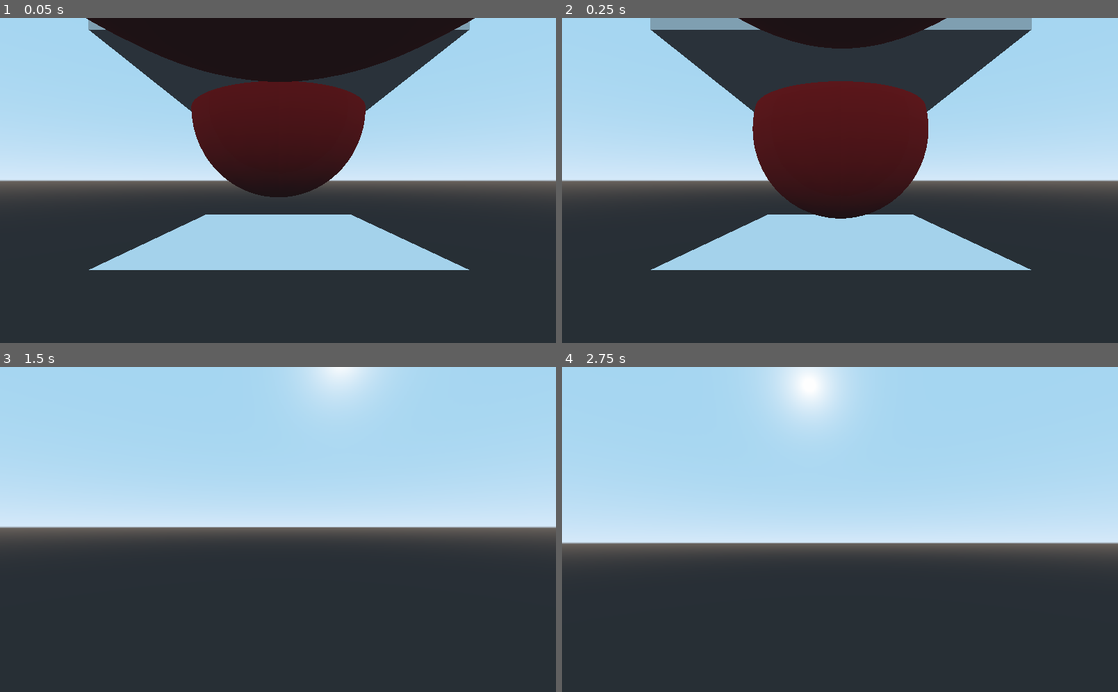
Above: before the commit, frames 1-4 (two rows, left to right).
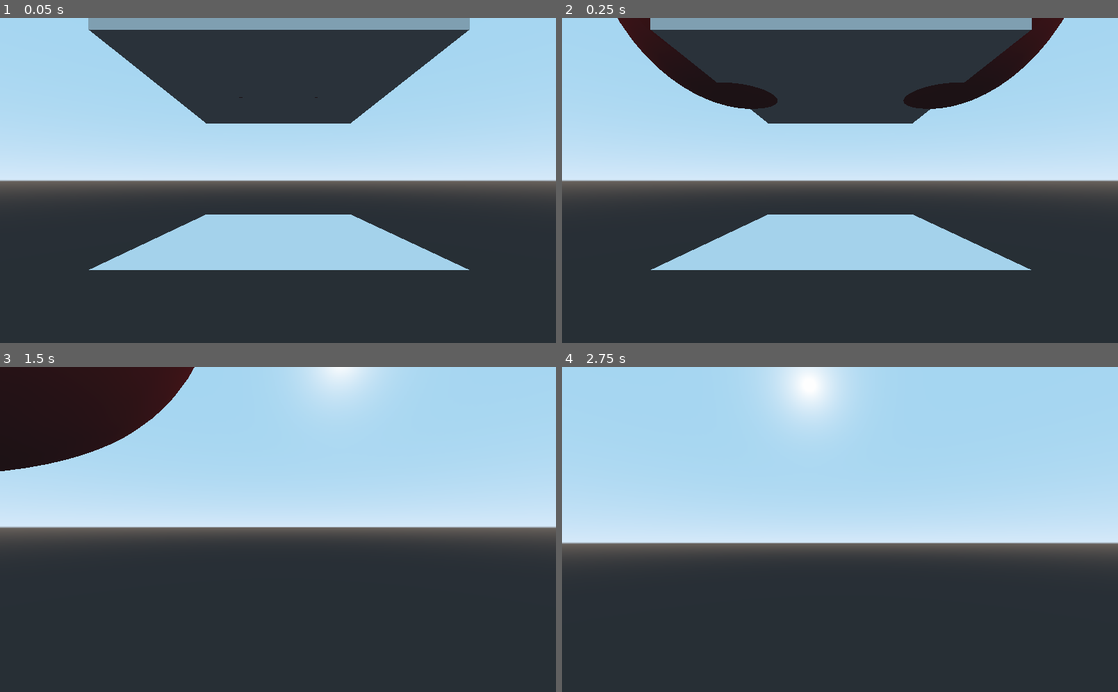
Above: after the commit, the same moments.

Repository: starryaja/godot_joint_gen_bug
Game: Godot game, scene res://main.tscn
Two runs of this game, one before a commit and one after it. Both use one fixed random seed, a clock stepped at 60 frames per second and the inputs below.
Inputs (mouse positions are in pixels of both pictures, inside the frame that each line leads up to):
- Up to frame 1 (0.05 s): no input
- Up to frame 2 (0.25 s): no input
- Up to frame 3 (1.5 s): move the mouse to (305, 529) at 0.52 s; hold W (move_forward) from 0.53 s (still down); move the mouse to (250, 529) at 1.27 s
- Up to frame 4 (2.75 s): keep holding W (move_forward); tap Enter at 2 s; move the mouse to (851, 523) at 2.02 s

The runs differ from the first frame. In frame 1, 18% of the frame differs, in the area x 15-86%, y 0-56%; in frame 2, 17%; in frame 3, 7.9%; in frame 4, nothing differs.

Commit message:
Remove extraneous objects

Diff:
--- a/main.tscn
+++ b/main.tscn
@@ -1,9 +1,8 @@
-[gd_scene load_steps=5 format=2]
+[gd_scene load_steps=4 format=2]
 
 [ext_resource path="res://Actor.tscn" type="PackedScene" id=1]
 [ext_resource path="res://dynamic_chain.tscn" type="PackedScene" id=2]
 [ext_resource path="res://floor.tscn" type="PackedScene" id=3]
-[ext_resource path="res://link.tscn" type="PackedScene" id=4]
 
 [node name="Spatial" type="Spatial"]
 
@@ -15,14 +14,3 @@
 
 [node name="StaticBody" parent="." instance=ExtResource( 3 )]
 transform = Transform( 1, 0, 0, 0, 1, 0, 0, 0, 1, 0, 0.0116115, 0 )
-
-[node name="RigidBody" parent="." instance=ExtResource( 4 )]
-transform = Transform( 1, 0, 0, 0, 1, 0, 0, 0, 1, 0, 1.48016, -0.50121 )
-
-[node name="RigidBody2" parent="." instance=ExtResource( 4 )]
-transform = Transform( 1, 0, 0, 0, 1, 0, 0, 0, 1, 0, 1.54462, 1.82805 )
-
-[node name="ConeTwistJoint" type="ConeTwistJoint" parent="."]
-transform = Transform( 1, 0, 0, 0, 1, 0, 0, 0, 1, 0, 1.50414, 0.587575 )
-nodes/node_a = NodePath("../RigidBody")
-nodes/node_b = NodePath("../RigidBody2")
